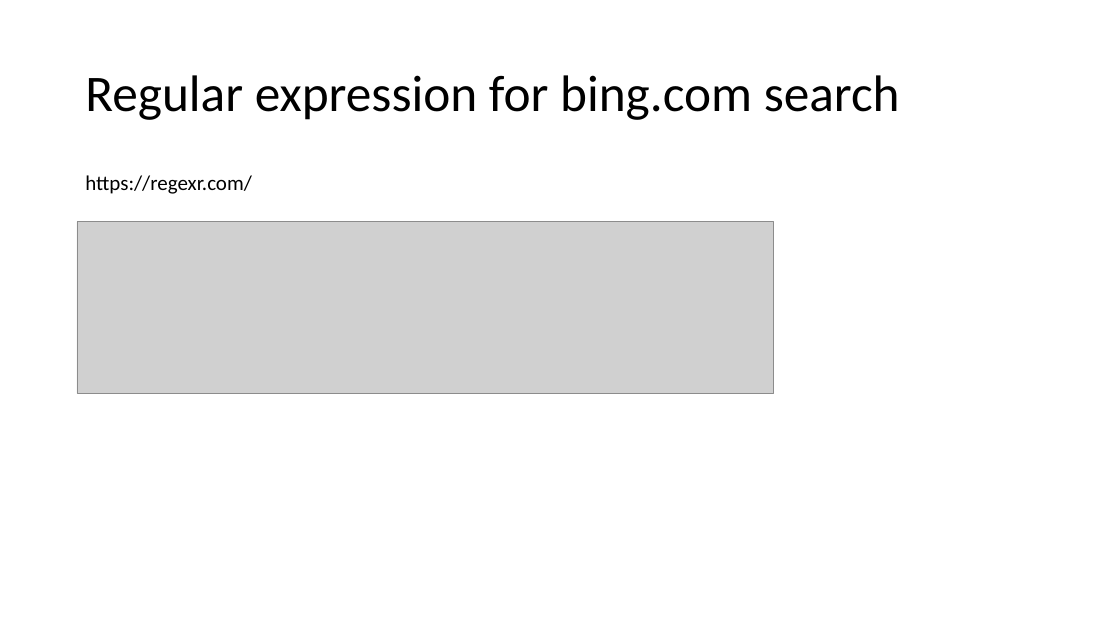
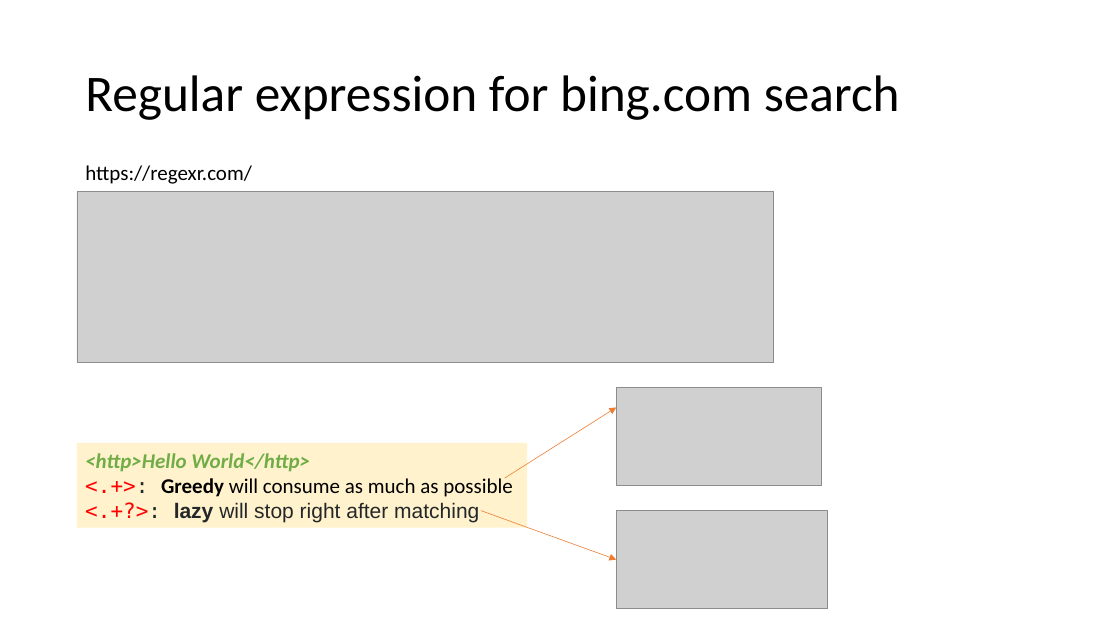
Before and after one commit to frankwxu/digital-forensics-lab, a slide deck: slide 32 of NIST_Data_Leakage_Case/NIST_Data_Leakage_03_WebHistory_SQL.pptx. Drawn at 1120x630 pixels with LibreOffice and Linux fonts; fonts in the diff are those of the drawing; grey boxes stand for pictures; background and template pictures are left out. Boxes give left, top, right and bottom in pixels: in the first picture for what was removed or moved away, otherwise in the second. Text is boxed around its words. In the diff, an @@ line names an element or a change of style, - is before the commit and + after.

```diff
--- a/NIST_Data_Leakage_Case/NIST_Data_Leakage_03_WebHistory_SQL.pptx
+++ b/NIST_Data_Leakage_Case/NIST_Data_Leakage_03_WebHistory_SQL.pptx
@@ text "https://regexr.com/" moved from (x1=85, y1=175, x2=252, y2=194) to (x1=85, y1=165, x2=252, y2=184) @@
@@ picture moved from (x1=77, y1=222, x2=774, y2=393) to (x1=77, y1=192, x2=774, y2=363) @@
@@ picture added at (x1=617, y1=388, x2=822, y2=486) @@
@@ arrow added from (505, 478) to (617, 408), #ED7D31 0.5 pt @@
@@ rectangle added at (x1=77, y1=443, x2=528, y2=528), fill #FFF2CC, 18 pt, text #000000 @@
+<http>Hello World</http>
+<.+>: Greedy will consume as much as possible
+<.+?>: lazy will stop right after matching
@@ arrow added from (481, 511) to (617, 560), #ED7D31 0.5 pt @@
@@ picture added at (x1=617, y1=511, x2=828, y2=609) @@
```
Also in this commit, not shown: 6 other slides changed, 10 other files.
